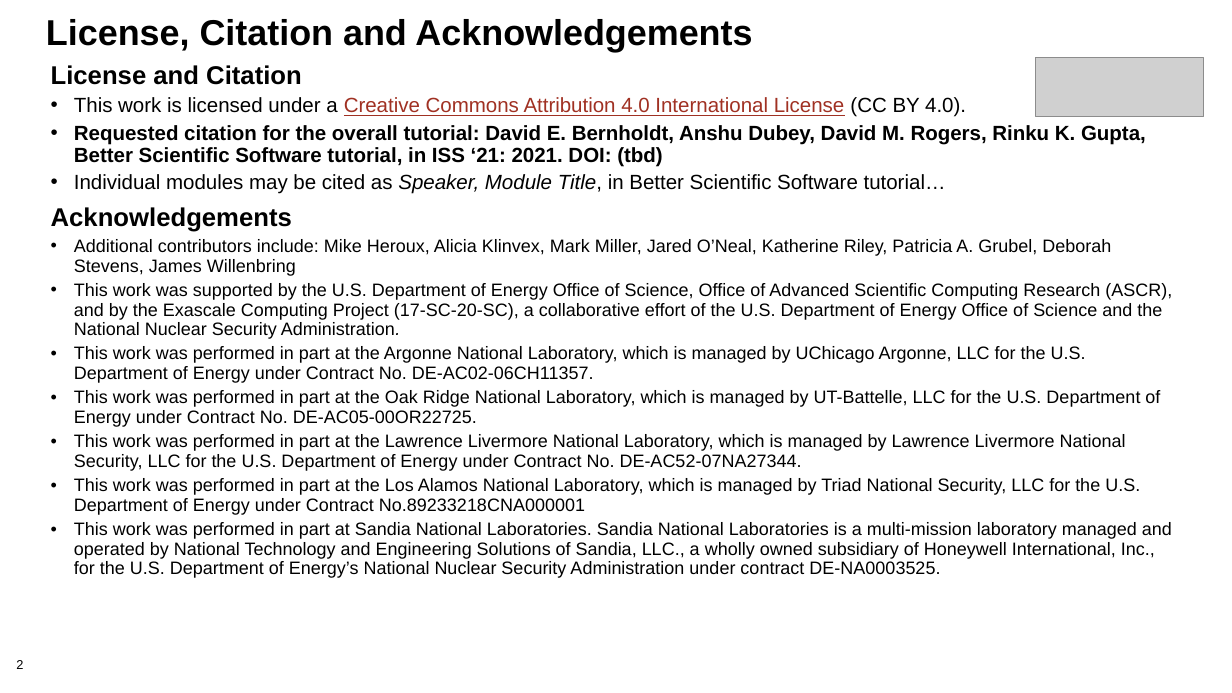
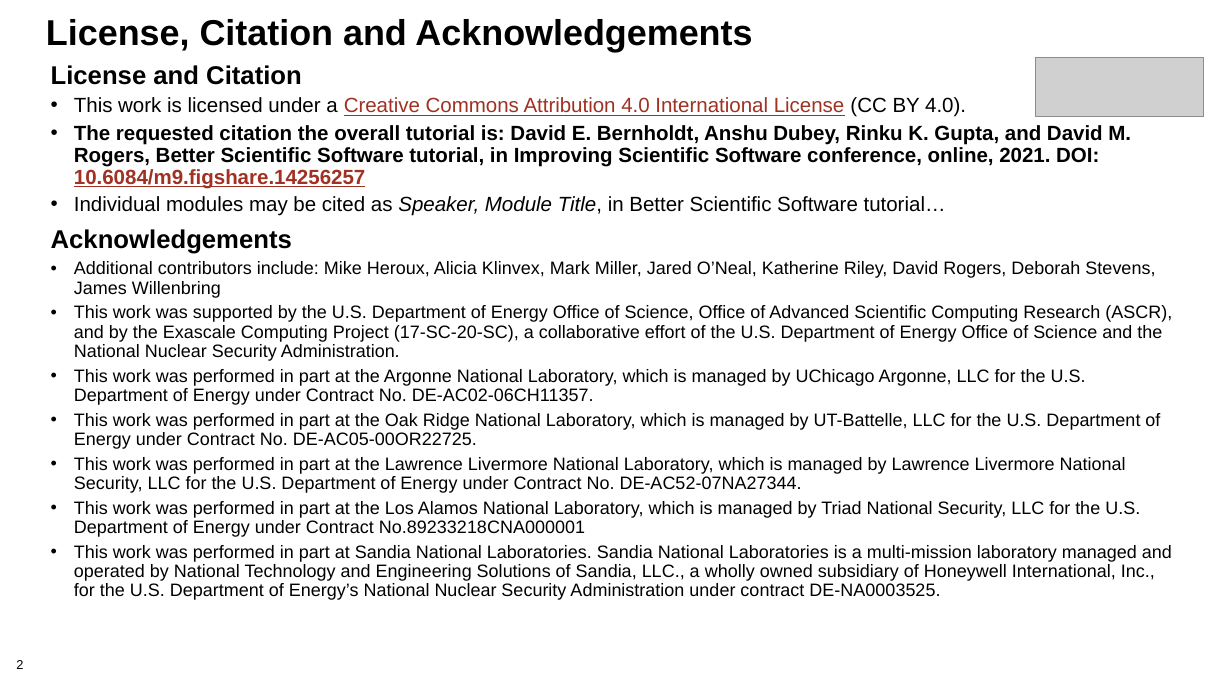
Before and after one commit to bssw-tutorial/presentations, a slide deck: slide 2 of final-presentations/2021-03-25-iss/06-testing2.pptx. Drawn at 1232x693 pixels with LibreOffice and Linux fonts; fonts in the diff are those of the drawing; grey boxes stand for pictures; background and template pictures are left out. Boxes give left, top, right and bottom in pixels: in the first picture for what was removed or moved away, otherwise in the second. Text is boxed around its words. In the diff, an @@ line names an element or a change of style, - is before the commit and + after.

Commit message:
Update DavidR's presentations.

```diff
--- a/final-presentations/2021-03-25-iss/06-testing2.pptx
+++ b/final-presentations/2021-03-25-iss/06-testing2.pptx
@@ text at (74,125,1131,189): text changed @@
-• Requested citation for the overall tutorial: David E. Bernholdt, Anshu Dubey, David M. Rogers, Rinku K. Gupta, Better Scientific Software tutorial, in ISS ‘21: 2021. DOI: (tbd)
+• The requested citation the overall tutorial is: David E. Bernholdt, Anshu Dubey, Rinku K. Gupta, and David M. Rogers, Better Scientific Software tutorial, in Improving Scientific Software conference, online, 2021. DOI: 10.6084/m9.figshare.14256257
@@ text at (74,261,1155,298): text changed @@
-• Additional contributors include: Mike Heroux, Alicia Klinvex, Mark Miller, Jared O’Neal, Katherine Riley, Patricia A. Grubel, Deborah Stevens, James Willenbring
+• Additional contributors include: Mike Heroux, Alicia Klinvex, Mark Miller, Jared O’Neal, Katherine Riley, David Rogers, Deborah Stevens, James Willenbring
```
Also in this commit, not shown: 1 other slide changed, 1 slide added.
